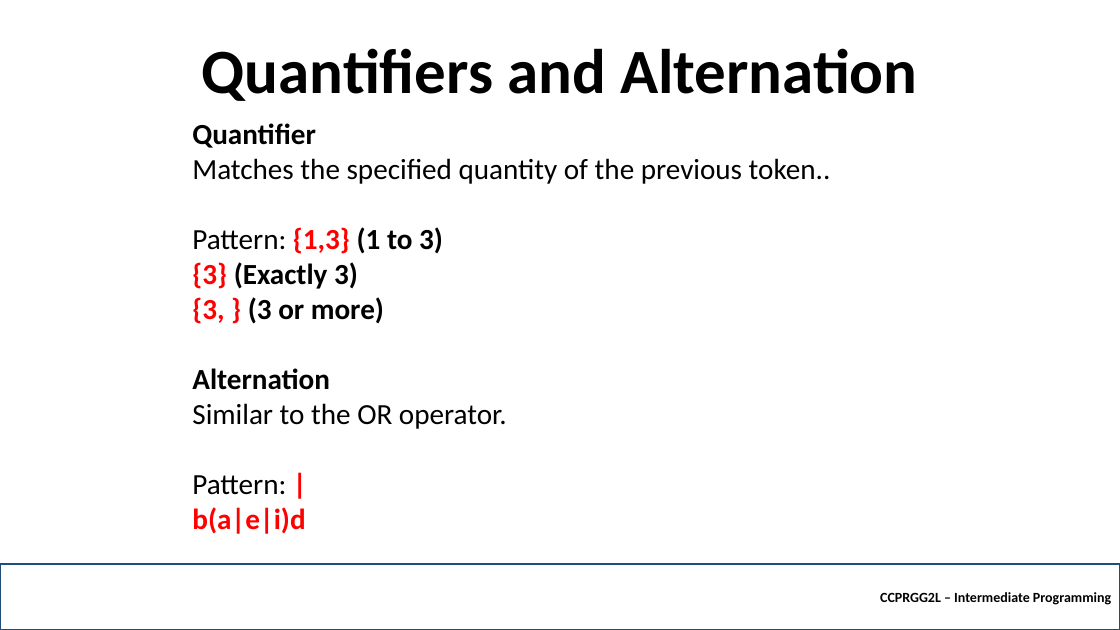
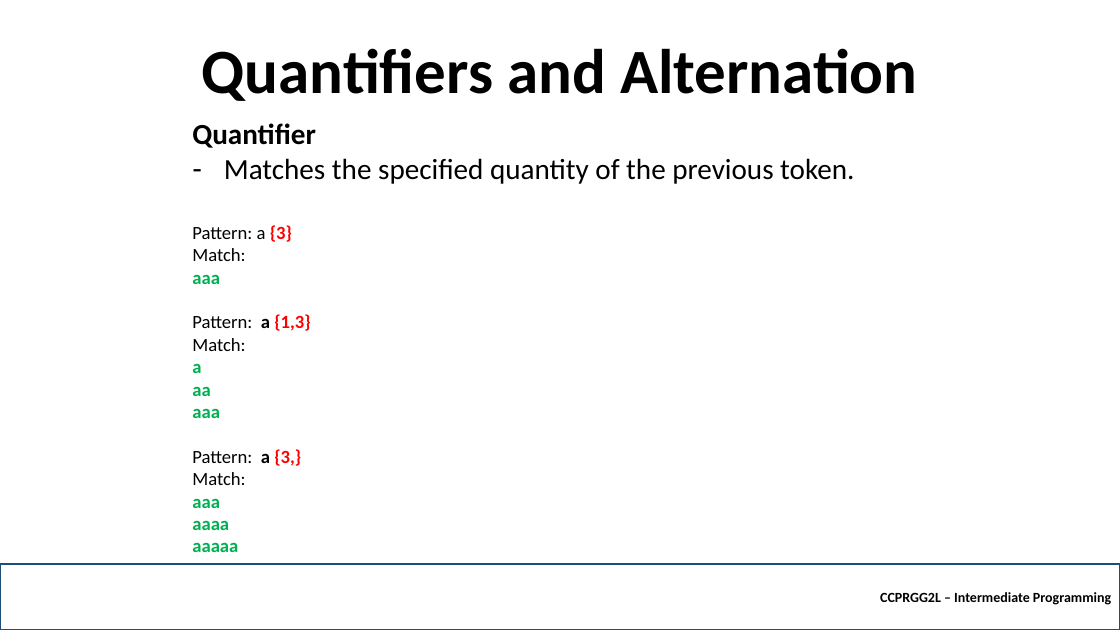
Before and after one commit to robitussin/CCPRGG2L, a slide deck: slide 21 of week_4/Regular Expressions.pptx (slide 19 before the commit). Drawn at 1120x630 pixels with LibreOffice and Linux fonts; fonts in the diff are those of the drawing; background and template pictures are left out. Boxes give left, top, right and bottom in pixels: in the first picture for what was removed or moved away, otherwise in the second. Text is boxed around its words. In the diff, an @@ line names an element or a change of style, - is before the commit and + after.

```diff
--- a/week_4/Regular Expressions.pptx
+++ b/week_4/Regular Expressions.pptx
@@ text at bbox=[192, 158, 854, 552]: text changed; size 25 to 16 pt @@
-Matches the specified quantity of the previous token..
-Pattern: {1,3} (1 to 3)
-{3} (Exactly 3)
-{3, } (3 or more)
-Alternation
-Similar to the OR operator.
-Pattern: |
-b(a|e|i)d
+– Matches the specified quantity of the previous token.
+Pattern: a {3}
+Match:
+aaa
+Pattern: a {1,3}
+Match:
+a
+aa
+aaa
+Pattern: a {3,}
+Match:
+aaa
+aaaa
+aaaaa
```
Also in this commit, not shown: 12 other slides changed, 8 slides added.
